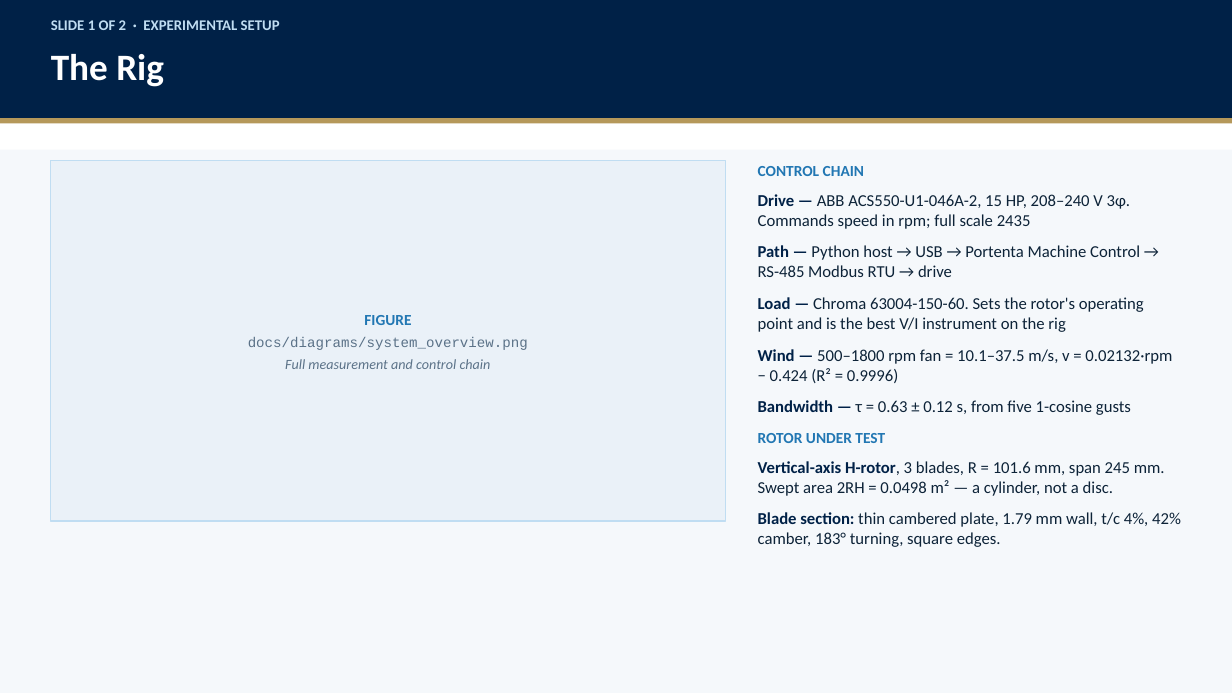
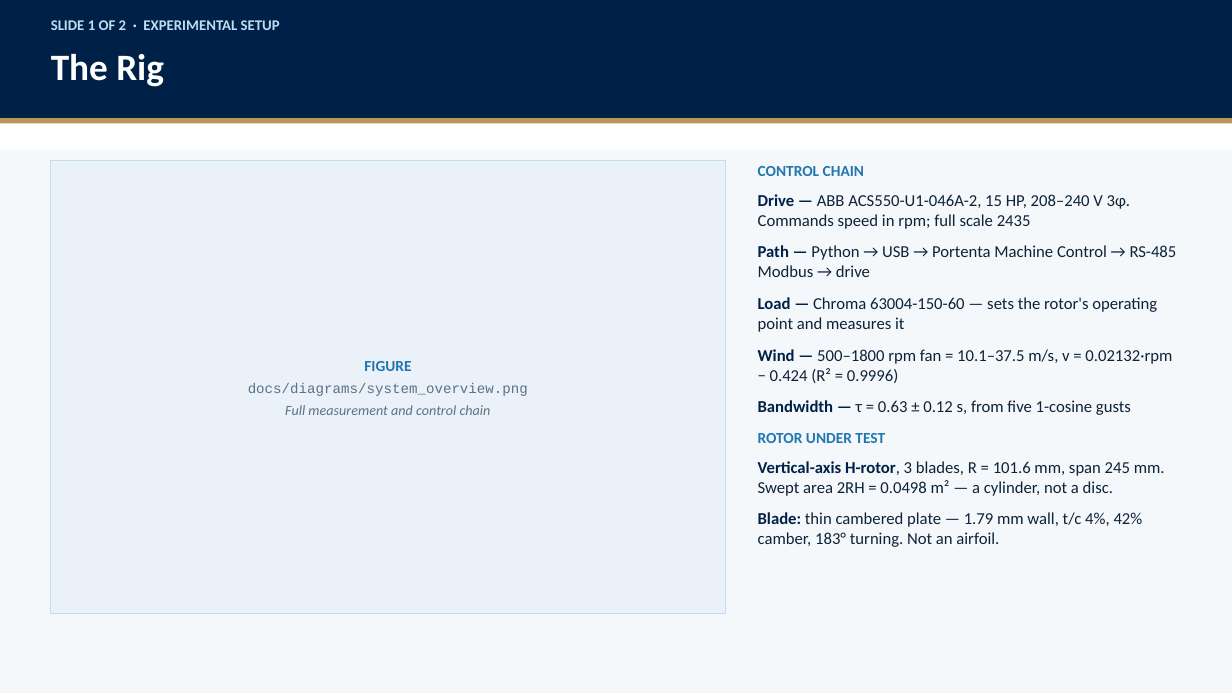
Before and after one commit to stephenseacuello/windtunnel-control, a slide deck: slide 2 of docs/slides/jeong_setup_and_results.pptx. Drawn at 1232x693 pixels with LibreOffice and Linux fonts; fonts in the diff are those of the drawing. Boxes give left, top, right and bottom in pixels: in the first picture for what was removed or moved away, otherwise in the second. Text is boxed around its words. In the diff, an @@ line names an element or a change of style, - is before the commit and + after.

```diff
--- a/docs/slides/jeong_setup_and_results.pptx
+++ b/docs/slides/jeong_setup_and_results.pptx
@@ rectangle "FIGURE": place and size @@
-rectangle "FIGURE" at (51, 161, 726, 521)
+rectangle "FIGURE" at (51, 161, 726, 614)
@@ text at (758, 245, 1177, 332): text changed @@
-Path — Python host → USB → Portenta Machine Control → RS-485 Modbus RTU → drive
-Load — Chroma 63004-150-60. Sets the rotor's operating point and is the best V/I instrument on the rig
+Path — Python → USB → Portenta Machine Control → RS-485 Modbus → drive
+Load — Chroma 63004-150-60 — sets the rotor's operating point and measures it
@@ text at (758, 512, 1143, 547): text changed @@
-Blade section: thin cambered plate, 1.79 mm wall, t/c 4%, 42% camber, 183° turning, square edges.
+Blade: thin cambered plate — 1.79 mm wall, t/c 4%, 42% camber, 183° turning. Not an airfoil.
```
Also in this commit, not shown: 5 other slides changed, 2 other files.
